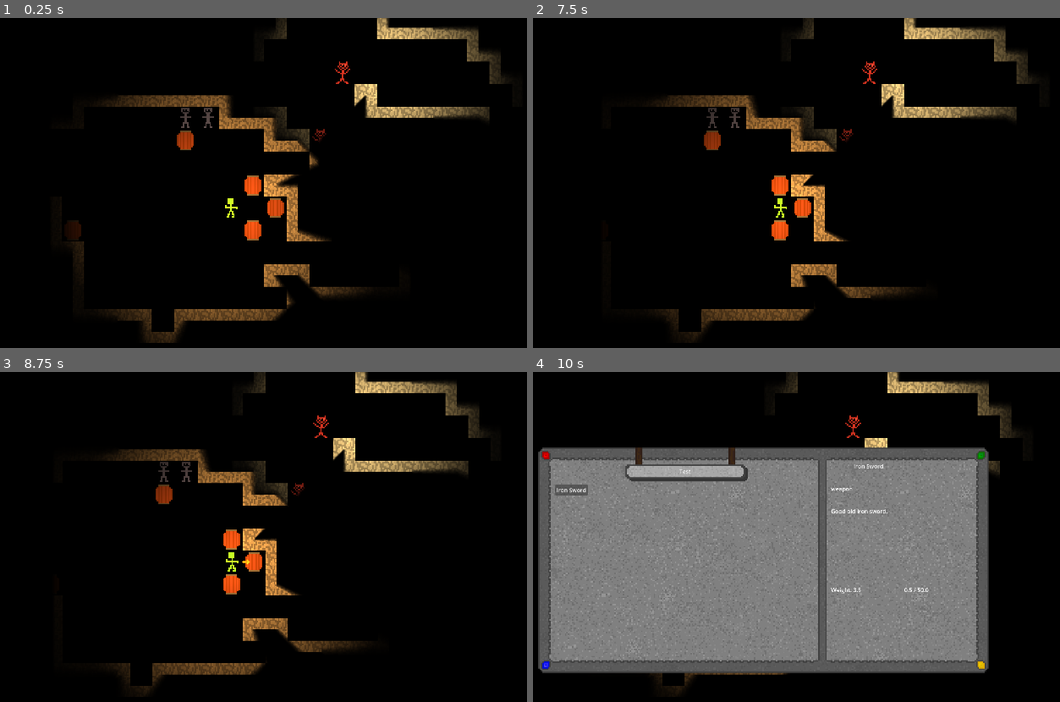
Above: before the commit, frames 1-4 (two rows, left to right).
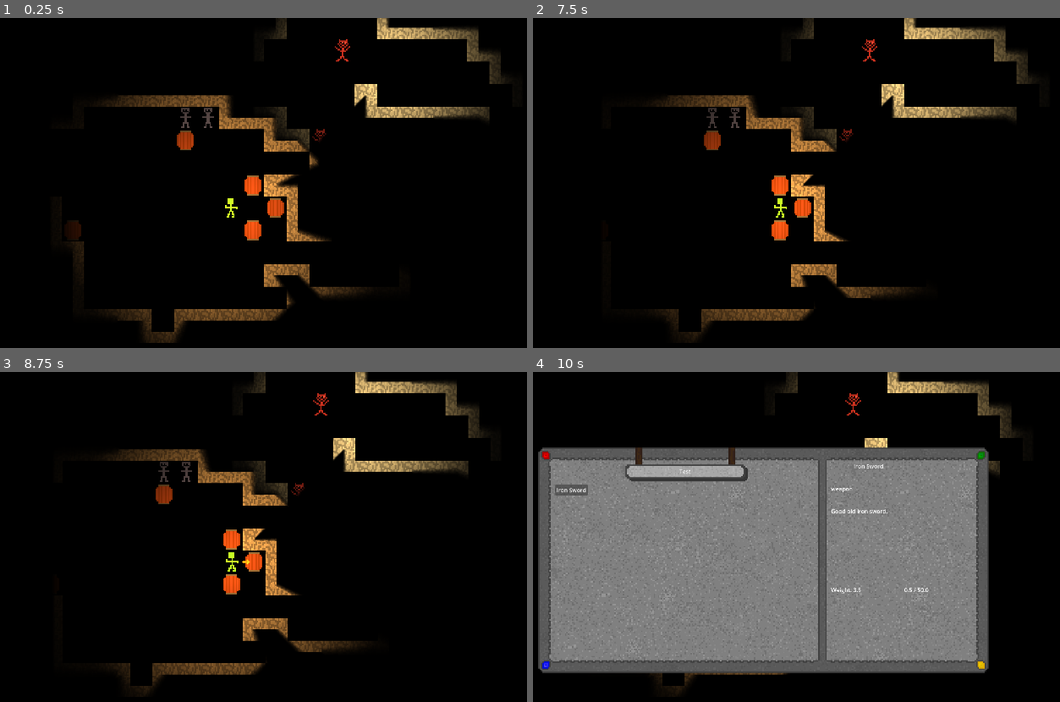
Above: after the commit, the same moments.

Repository: E-Rodowicz/Project-Fantasy
Game: Godot game, scene res://scenes/levels/world.tscn
Two runs of this game, one before a commit and one after it. Both use one fixed random seed, a clock stepped at 60 frames per second and the inputs below.
Inputs:
- Up to frame 1 (0.25 s): no input
- Up to frame 2 (7.5 s): tap Enter at 0.5, 2, 3.5 s; hold Right (ui_right) 0.53-1.28 s; hold E (interact) 0.53-1.28 s; tap Space (precise_move) at 1.25, 2.75, 2.85, 4.25 s; hold Down (ui_down) 1.28-2.03 s; tap C (open_character) at 1.35 s; hold Right (ui_right) 2.03-2.78 s; hold J (open_journal) 2.03-2.78 s; hold Up (ui_up) 2.78-3.53 s; hold Left (ui_left) 3.53-5 s; tap Shift (precision) at 3.6 s; tap E (interact) at 4.35 s; click "Health Potion" at 5 s; hold Down (ui_down) 5.78-6.53 s; hold C (open_character) 5.78-6.53 s; hold Right (ui_right) 6.53-7.28 s; tap J (open_journal) at 6.6 s; hold Up (ui_up) from 7.28 s (still down); hold Space (precise_move) from 7.28 s (still down)
- Up to frame 3 (8.75 s): release Up (ui_up) at 8.03 s; release Space (precise_move) at 8.03 s; hold Right (ui_right) from 8.03 s (still down); tap Shift (precision) at 8.1 s
- Up to frame 4 (10 s): release Right (ui_right) at 8.78 s; hold Down (ui_down) 8.78-9.5 s; hold E (interact) 8.78-9.5 s; click "Iron Sword" at 9.5 s

The runs differ from the first frame. In frame 1, 0.2% of the frame differs, in the area x 63-67%, y 6-20%; in frame 2, 0.2%; in frame 3, 0.2%, in the area x 59-63%, y 6-20%; in frame 4, 0.2%.

Commit message:
Turn-order
Added working turn-order using speed stat

Diff:
--- a/project.godot
+++ b/project.godot
@@ -24,6 +24,7 @@
 DialogueManager="*uid://cmeiioss67qks"
 LootManager="*uid://c6m2vyr2mqcer"
 InteractManager="*uid://ch16rf63rwelf"
+BattleManager="*uid://de01d4j3efl18"
 
 [display]
 
--- a/scenes/entities/enemy/enemy_test.gd
+++ b/scenes/entities/enemy/enemy_test.gd
@@ -14,6 +14,8 @@
 var battle_triggered: bool = false
 
 @onready var vision_area = $vision_area
+
+@export var stats: CombatantStats
 
 func _ready() -> void:
 	# vision_area.body_entered is a signal that Godot fires automatically
@@ -45,7 +47,7 @@
 		if _has_line_of_sight(player_ref):
 			var combatants = _gather_combatants()
 			battle_triggered = true
-			emit_signal("battle_started", combatants)
+			BattleManager.start_battle(combatants)
 
 # Casts a ray from the enemy position to player/ally position. If the player/ally is not
 # covered by a wall, it sents out a return hit.
--- a/scenes/levels/world.tscn
+++ b/scenes/levels/world.tscn
@@ -5,6 +5,7 @@
 [ext_resource type="PackedScene" uid="uid://csowg64ha1rbf" path="res://scenes/items/barrel.tscn" id="3_lfyvx"]
 [ext_resource type="PackedScene" uid="uid://273ex68u0f8v" path="res://scenes/entities/npc/npc.tscn" id="4_w2p53"]
 [ext_resource type="PackedScene" uid="uid://b01xmgu1h57gj" path="res://scenes/entities/enemy/enemy_test.tscn" id="5_7xgas"]
+[ext_resource type="Resource" uid="uid://c556jdspaucoc" path="res://scripts/combat/golbin.tres" id="6_gy5pc"]
 
 [sub_resource type="TileSetAtlasSource" id="TileSetAtlasSource_lfyvx"]
 texture = ExtResource("2_7k8c1")
@@ -101,12 +102,13 @@
 height = 16.0
 
 [node name="enemy_test" parent="." unique_id=837642104 instance=ExtResource("5_7xgas")]
+position = Vector2(72, -120)
+collision_mask = 12
+stats = ExtResource("6_gy5pc")
+
+[node name="enemy_test2" parent="." unique_id=984877115 instance=ExtResource("5_7xgas")]
 position = Vector2(56, -56)
-collision_mask = 12
-
-[node name="enemy_test2" parent="." unique_id=1417782019 instance=ExtResource("5_7xgas")]
-position = Vector2(72, -104)
-collision_mask = 12
+stats = ExtResource("6_gy5pc")
 
 [node name="LightOccluder2D2" type="LightOccluder2D" parent="." unique_id=1573540469]
 occluder = SubResource("OccluderPolygon2D_7xgas")
--- /dev/null
+++ b/scripts/autoloaders/BattleManager.gd
@@ -0,0 +1,88 @@
+extends Node
+
+var active: bool = false
+var combatants: Array = []
+var turn_order: TurnOrder = null
+var current_combatant: Node = null
+
+func start_battle(combatant_list: Array) -> void:
+	if active:
+		return
+	active = true
+	combatants = combatant_list
+
+	# Pause everything except combat participants.
+	get_tree().paused = true
+	for combatant in combatants:
+		combatant.process_mode = Node.PROCESS_MODE_WHEN_PAUSED
+
+	# Set up turn order.
+	turn_order = TurnOrder.new()
+	turn_order.setup(combatants)
+
+	print("Battle started with: ")
+	for c in combatants:
+		print("  - ", c.name)
+
+	_next_turn()
+
+func _next_turn() -> void:
+	current_combatant = turn_order.get_next_turn()
+	print("It is ", current_combatant.name, "'s turn")
+
+	if current_combatant.is_in_group("player"):
+		_start_player_turn()
+	elif current_combatant.is_in_group("ally"):
+		_start_ally_turn()
+	else:
+		_start_enemy_turn()
+
+func _start_player_turn() -> void:
+	# Player turn logic will go here
+	print("Player turn - awaiting input")
+
+func _start_ally_turn() -> void:
+	# Ally AI will go here
+	print("Ally turn - AI thinking")
+	end_turn()
+
+func _start_enemy_turn() -> void:
+	# Enemy AI will go here
+	print("Enemy turn - AI thinking")
+	end_turn()
+
+func end_turn() -> void:
+	if not active:
+		return
+	await get_tree().process_frame
+	_next_turn()
+
+func remove_combatant(combatant: Node) -> void:
+	combatants.erase(combatant)
+	turn_order.remove_combatant(combatant)
+	_check_battle_end()
+
+func _check_battle_end() -> void:
+	var enemies_alive = combatants.any(func(c): return c.is_in_group("enemy"))
+	var player_alive = combatants.any(func(c): return c.is_in_group("player"))
+
+	if not player_alive:
+		_end_battle_player_dead()
+	elif not enemies_alive:
+		_end_battle_victory()
+
+func _end_battle_victory() -> void:
+	print("Victory!")
+	_cleanup()
+
+func _end_battle_player_dead() -> void:
+	print("Game over")
+	_cleanup()
+	get_tree().quit()
+
+func _cleanup() -> void:
+	active = false
+	get_tree().paused = false
+	combatants.clear()
+	turn_order = null
+	current_combatant = null
--- /dev/null
+++ b/scripts/combat/combatant_stats.gd
@@ -0,0 +1,52 @@
+extends Resource
+class_name CombatantStats
+
+@export var character_name: String = "Unknown"
+
+# Core stats
+@export_group("Core Stats")
+@export var strength: int = 1
+@export var vitality: int = 1
+@export var dexterity: int = 1
+@export var speed: int = 1
+@export var charisma: int = 1
+@export var intelligence: int = 1
+
+# Level
+@export_group("Progression")
+@export var level: int = 1
+
+# Overrides
+@export_group("Overrides")
+@export var override_hp: bool = false
+@export var custom_hp: int = 10
+
+@export var override_movement_points: bool = false
+@export var custom_movement_points: int = 5
+
+@export var override_dodge_chance: bool = false
+@export var custom_dodge_chance: float = 0.05
+
+# Behaviour
+@export_group("Behaviour")
+@export_enum("melee", "ranged", "caster", "support") var behaviour: String = "melee"
+
+# Derived stats
+func get_max_hp() -> int:
+	if override_hp:
+		return custom_hp
+	return 2 * vitality * level
+
+func get_movement_points() -> int:
+	if override_movement_points:
+		return custom_movement_points
+	var earned: float = 0.25 * speed * level
+	return 5 + int(earned)
+
+func get_dodge_chance() -> float:
+	if override_dodge_chance:
+		return custom_dodge_chance
+	return 0.05 * dexterity
+
+func get_hit_chance(target_dodge: float) -> float:
+	return 1.0 - target_dodge
--- /dev/null
+++ b/scripts/combat/golbin.tres
@@ -0,0 +1,9 @@
+[gd_resource type="Resource" script_class="CombatantStats" format=3 uid="uid://c556jdspaucoc"]
+
+[ext_resource type="Script" uid="uid://cfuok6rlvd2eh" path="res://scripts/combat/combatant_stats.gd" id="1_y0k34"]
+
+[resource]
+script = ExtResource("1_y0k34")
+character_name = "golbin"
+speed = 7
+metadata/_custom_type_script = "uid://cfuok6rlvd2eh"
--- /dev/null
+++ b/scripts/combat/turn_order.gd
@@ -0,0 +1,60 @@
+extends RefCounted
+class_name TurnOrder
+
+# Each combatant has an accumulator that builds up each round.
+# When it hits 100 or more, they get a turn and it resets.
+var combatants: Array = []
+var accumulators: Dictionary = {}
+
+func setup(combatant_list: Array) -> void:
+	combatants = combatant_list
+	accumulators.clear()
+	for combatant in combatants:
+		accumulators[combatant] = 0.0
+
+func get_next_turn() -> Node:
+	var ready: Array = []
+	# Checks if anyone is already ready from overshoot.
+	for combatant in combatants:
+		if accumulators[combatant] >= 100.0:
+			ready.append(combatant)
+
+	# If no one ready, tick until someone is.
+	while ready.is_empty():
+		for combatant in combatants:
+			accumulators[combatant] += _get_speed(combatant) * 10.0
+		for combatant in combatants:
+			if accumulators[combatant] >= 100.0:
+				ready.append(combatant)
+
+	# Sorts the ready array so that the one who goes first is on index 0.
+	ready.sort_custom(func(a, b):
+		# If two guys get the same value, player wins tiebreak. abs just checks edge cases of
+		# really low float points and treats them as the same number. Just error precaution. Coin
+		# flip for non player characters.
+		if abs(accumulators[a] - accumulators[b]) < 0.001:
+			if a.is_in_group("player"):
+				return true
+			# Sort custom works by asking "should a come before ?" True means yes, false means no.
+			# This is why it returns false is player is in b.
+			if b.is_in_group("player"):
+				return false
+			# Uses instnace ID to break speed ties between NPCs.
+			return a.get_instance_id() < b.get_instance_id()
+		# If there is no tie, the guy with more accumulator value goes first. This means that if a
+		# guy get 100 speed this round and guy2 gets 110 speed this round, guy2 goes first.
+		return accumulators[a] > accumulators[b]
+	)
+
+	var winner = ready[0]
+	accumulators[winner] -= 100.0
+	return winner
+
+func remove_combatant(combatant: Node) -> void:
+	combatants.erase(combatant)
+	accumulators.erase(combatant)
+
+func _get_speed(combatant: Node) -> float:
+	if combatant.is_in_group("player"):
+		return float(PlayerData.speed)
+	return float(combatant.stats.speed)
Not shown, added: scripts/autoloaders/BattleManager.gd.uid
Not shown, added: scripts/combat/combatant_stats.gd.uid
Not shown, added: scripts/combat/turn_order.gd.uid
